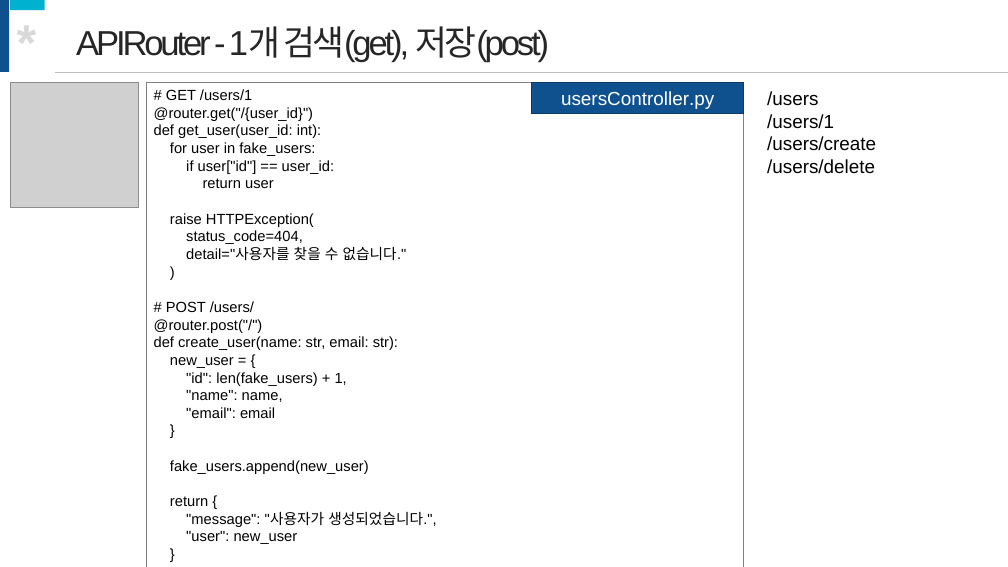
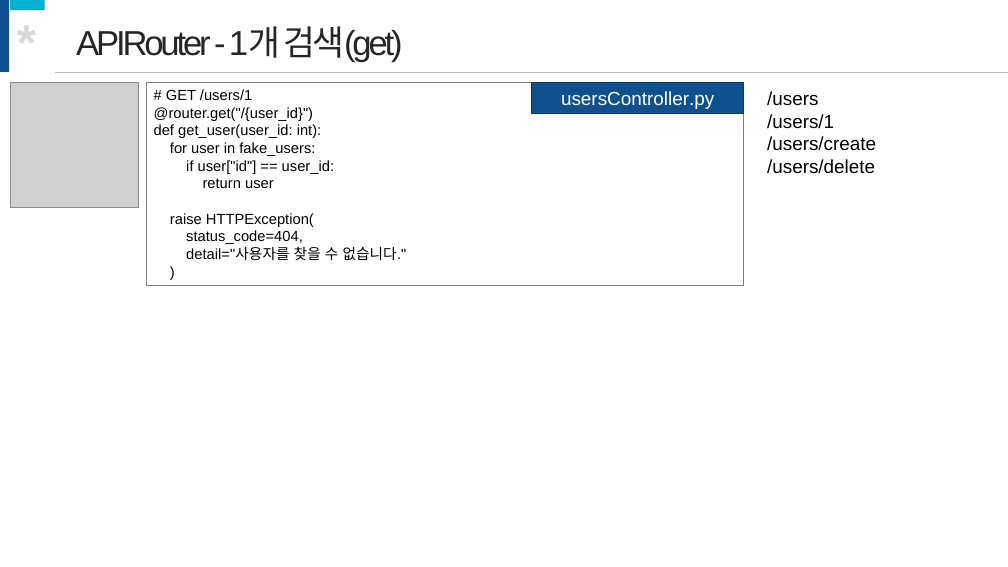
Before and after one commit to onulee/fastApi, a slide deck: slide 20 of fastApi강의.pptx. Drawn at 1008x567 pixels with LibreOffice and Linux fonts; fonts in the diff are those of the drawing; grey boxes stand for pictures. Boxes give left, top, right and bottom in pixels: in the first picture for what was removed or moved away, otherwise in the second. Text is boxed around its words. In the diff, an @@ line names an element or a change of style, - is before the commit and + after.

```diff
--- a/fastApi강의.pptx
+++ b/fastApi강의.pptx
@@ text at <box>76,26,402,62</box>: text changed @@
-APIRouter - 1개 검색(get), 저장(post)
+APIRouter - 1개 검색(get)
@@ rectangle "# GET /users/1": place and size @@
-rectangle "# GET /users/1" at <box>146,82,744,567</box>
+rectangle "# GET /users/1" at <box>146,82,744,286</box>
@@ text in rectangle at <box>154,301,436,544</box>: paragraphs removed @@
-# POST /users/
-@router.post("/")
-def create_user(name: str, email: str):
-new_user = {
-"id": len(fake_users) + 1,
-"name": name,
-"email": email
-}
-fake_users.append(new_user)
-return {
-"message": "사용자가 생성되었습니다.",
-"user": new_user
-}
```
Also in this commit, not shown: 31 other slides changed, 4 slides added, 25 slides removed, 7 other files.
